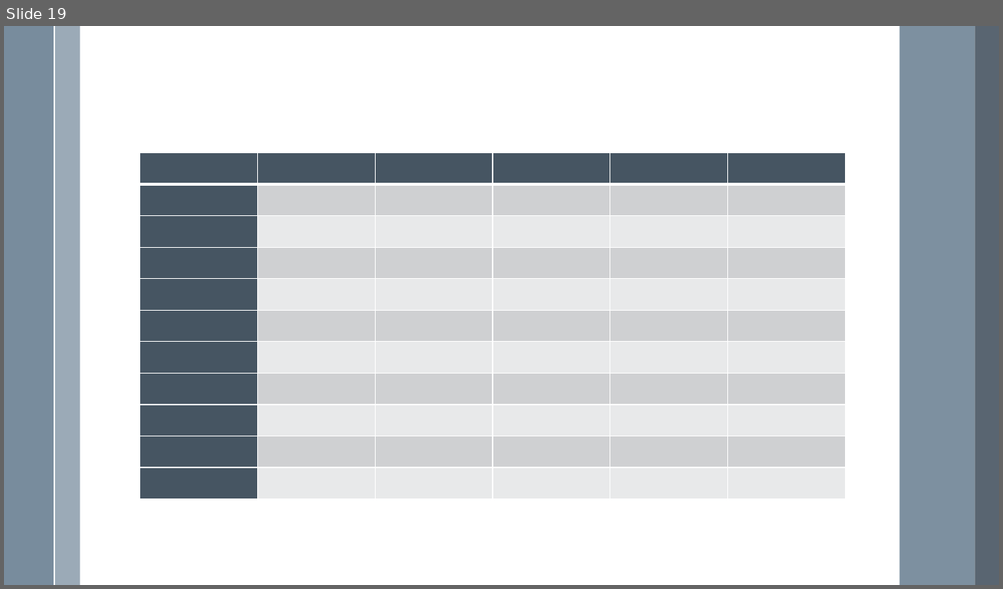
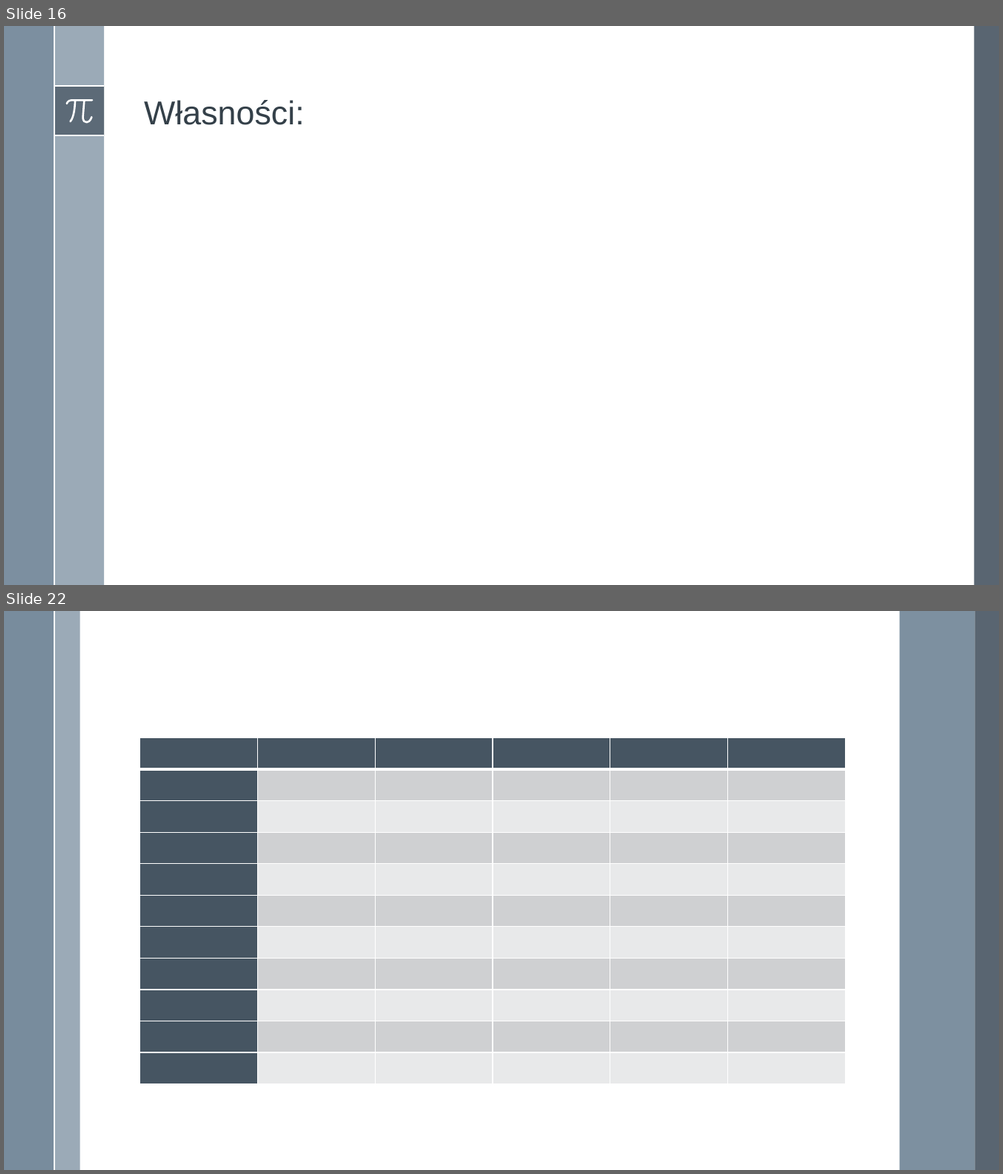
Before and after one commit to adamgracikowski/Numerical-Methods, a slide deck: Project2/Presentation/P2Z20_AGR.pptx. Shown one above the other, each under a label of ours: slide 19 before the commit, slides 16 and 22 after it; the slides between them are not shown. The pictures are 1003x589 and 1003x1174 pixels, drawn with LibreOffice and Linux fonts; fonts in the diff are those of the drawing; grey boxes stand for pictures. Boxes give left, top, right and bottom in pixels: in the first picture for what was removed or moved away, otherwise in the second. Text is boxed around its words. In the diff, an @@ line names an element or a change of style, - is before the commit and + after.

```diff
--- a/Project2/Presentation/P2Z20_AGR.pptx
+++ b/Project2/Presentation/P2Z20_AGR.pptx
@@ slide 16 added at [4, 26, 999, 585], background #FFFFFF; not listed: 1 template element that a slide beside it also shows @@
@@ rectangle added at [4, 26, 54, 585], fill #6A8093 at 88% opacity @@
@@ rectangle added at [54, 26, 104, 585], fill #9BAAB7 @@
@@ rectangle added at [974, 26, 999, 585], fill #475562 at 90% opacity @@
@@ rectangle added at [54, 87, 104, 136], fill #475562 at 75% opacity @@
@@ line added from (54, 87) to (104, 87), #FFFFFF 1.5 pt @@
@@ freeform shape added at [66, 99, 94, 123], fill #FFFFFF @@
@@ title added at [144, 100, 304, 125], 32 pt, text #35404A @@
+Własności:
@@ line added from (54, 136) to (104, 136), #FFFFFF 1.5 pt @@
@@ what was slide 19 is now slide 22 @@
```
Also in this commit, not shown: 17 slides changed, 2 other slides added.
